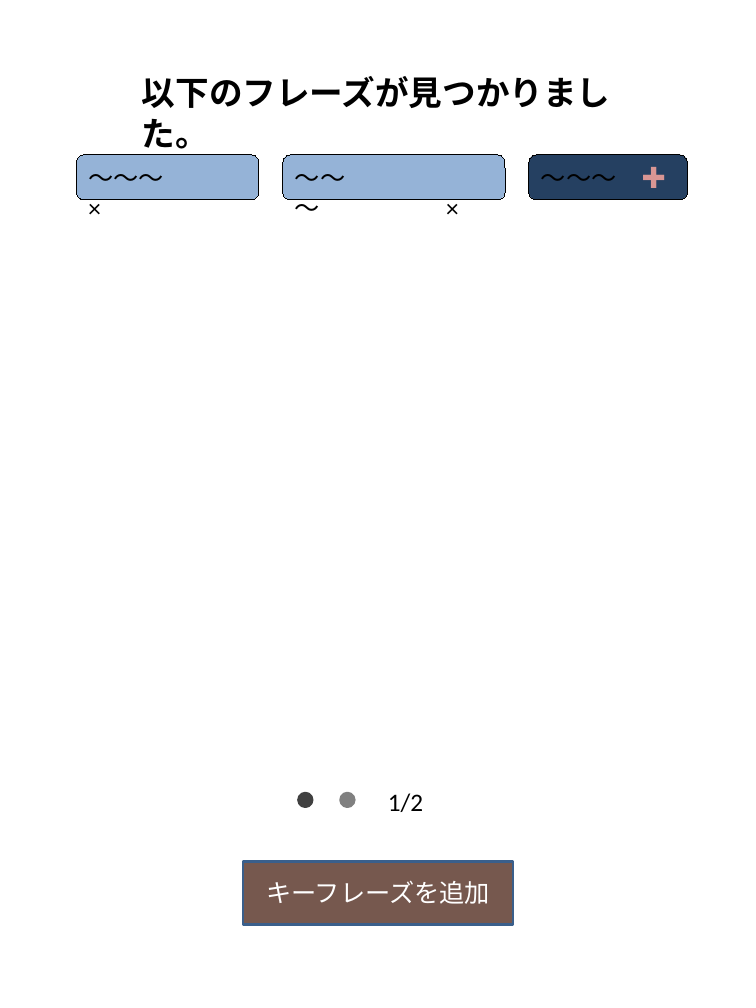
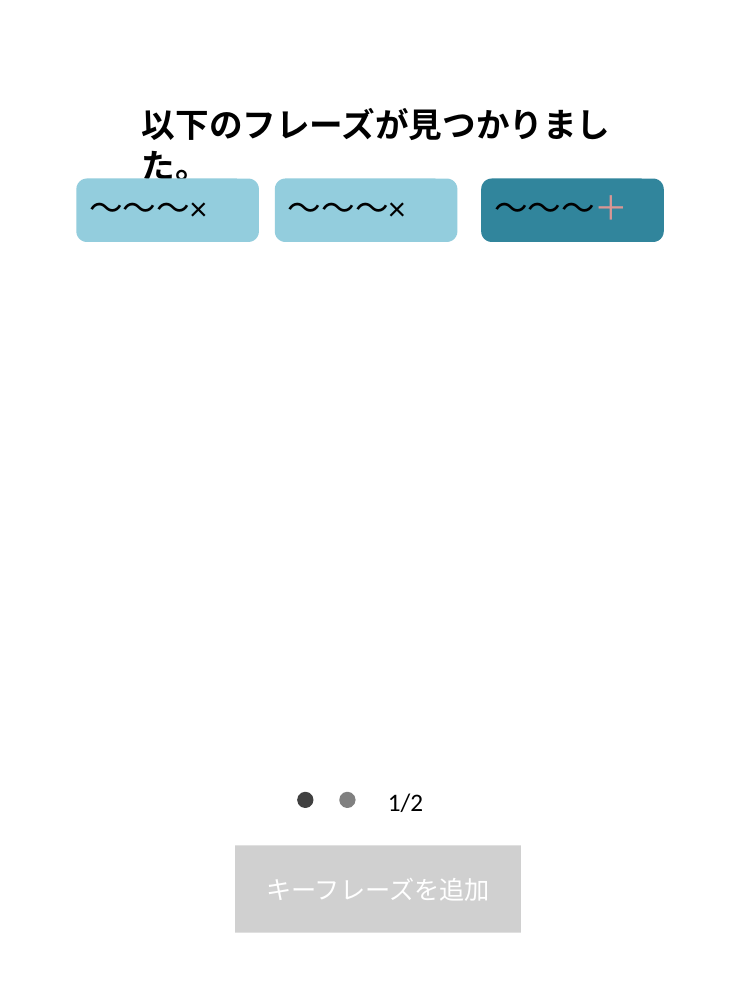
Before and after one commit to kirikiriyamama/topick, a slide deck: slide 4 of client/UI/UI.pptx (slide 7 before the commit). Drawn at 756x1008 pixels with LibreOffice and Linux fonts; fonts in the diff are those of the drawing; grey boxes stand for pictures; background and template pictures are left out. Boxes give left, top, right and bottom in pixels: in the first picture for what was removed or moved away, otherwise in the second. Text is boxed around its words. In the diff, an @@ line names an element or a change of style, - is before the commit and + after.

```diff
--- a/client/UI/UI.pptx
+++ b/client/UI/UI.pptx
@@ text "以下のフレーズが見つかりました。": place and size @@
-text "以下のフレーズが見つかりました。" at (142, 76, 611, 155)
+text "以下のフレーズが見つかりました。" at (142, 108, 611, 187)
@@ text in rounded rectangle at (77, 178, 259, 242): text changed; size 18 to 24 pt @@
-～～～ ×
+～～～×
@@ rounded rectangle "～～～×": place and size @@
-rounded rectangle "～～～×" at (77, 155, 259, 201)
+rounded rectangle "～～～×" at (77, 178, 259, 242)
@@ rounded rectangle "～～～×" at (77, 178, 259, 242): fill #95B3D7 to #93CDDD; outline #000000 0.75 pt to none @@
@@ rounded rectangle "～～～×" at (275, 178, 458, 242): fill #95B3D7 to #93CDDD; outline #000000 0.75 pt to none @@
@@ text in rounded rectangle at (275, 178, 458, 242): text changed; size 18 to 24 pt @@
-～～～ ×
+～～～×
@@ rounded rectangle "～～～×": place and size @@
-rounded rectangle "～～～×" at (283, 155, 505, 201)
+rounded rectangle "～～～×" at (275, 178, 458, 242)
@@ text in rounded rectangle at (481, 178, 663, 242): text changed; size 18 to 24 pt @@
-～～～ ✚
+～～～＋
@@ rounded rectangle "～～～＋": place and size @@
-rounded rectangle "～～～＋" at (529, 155, 687, 201)
+rounded rectangle "～～～＋" at (481, 178, 663, 242)
@@ rounded rectangle "～～～＋" at (481, 178, 663, 242): fill #254061 to #31859C; outline #000000 0.75 pt to none @@
@@ picture added at (235, 846, 520, 933), 18 pt, text #FFFFFF @@
+キーフレーズを追加
@@ rectangle removed at (243, 861, 513, 924) @@
-キーフレーズを追加
```
Also in this commit, not shown: 3 other slides changed, 3 slides added, 5 slides removed, 3 other files.
